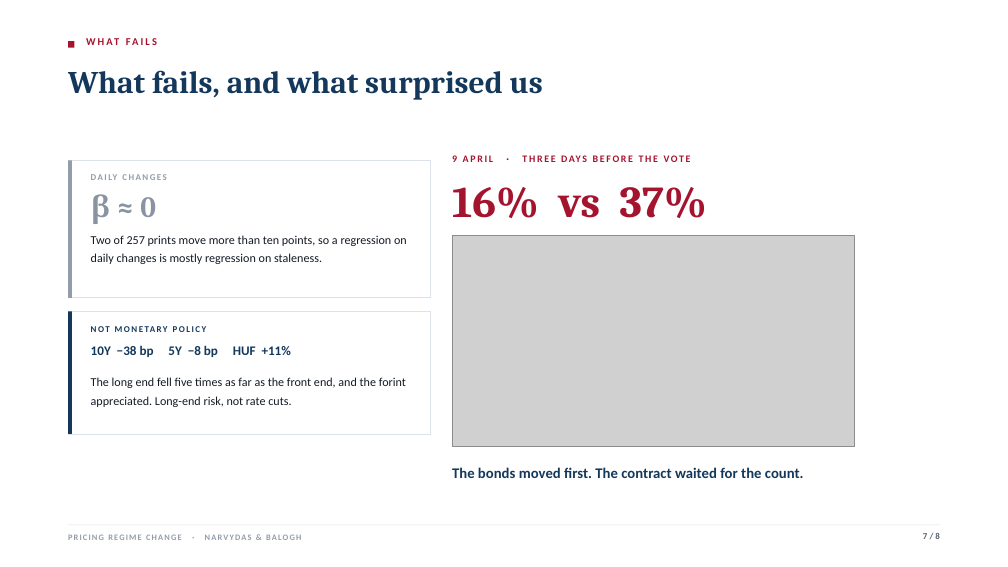
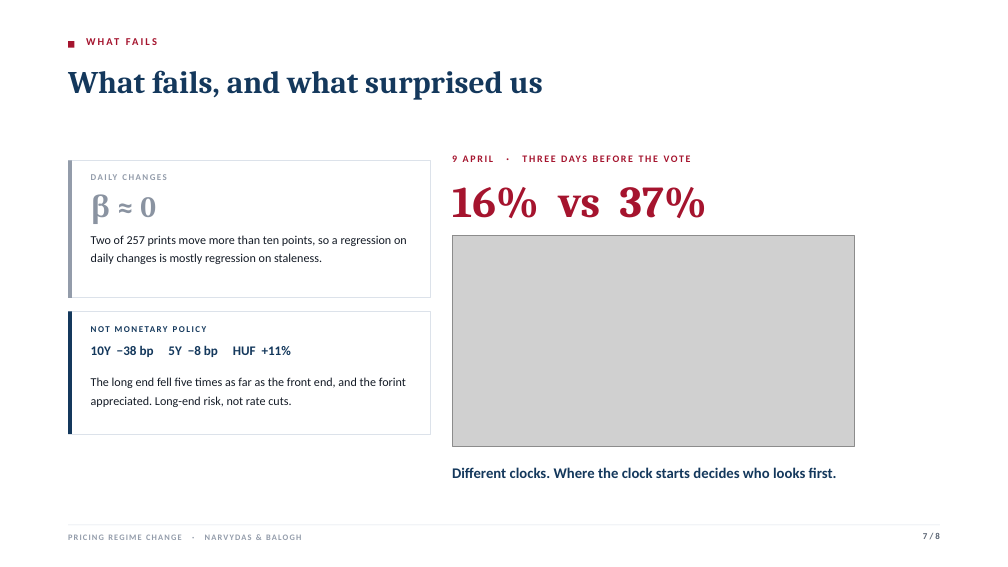
Before and after one commit to jokubasv0/finance-rdd, a slide deck: slide 7 of out/Pricing_Regime_Change.pptx. Drawn at 1008x567 pixels with LibreOffice and Linux fonts; fonts in the diff are those of the drawing; grey boxes stand for pictures. Boxes give left, top, right and bottom in pixels: in the first picture for what was removed or moved away, otherwise in the second. Text is boxed around its words. In the diff, an @@ line names an element or a change of style, - is before the commit and + after.

```diff
--- a/out/Pricing_Regime_Change.pptx
+++ b/out/Pricing_Regime_Change.pptx
@@ text at [452, 467, 837, 478]: text changed @@
-The bonds moved first. The contract waited for the count.
+Different clocks. Where the clock starts decides who looks first.
```
Also in this commit, not shown: 5 other files.
